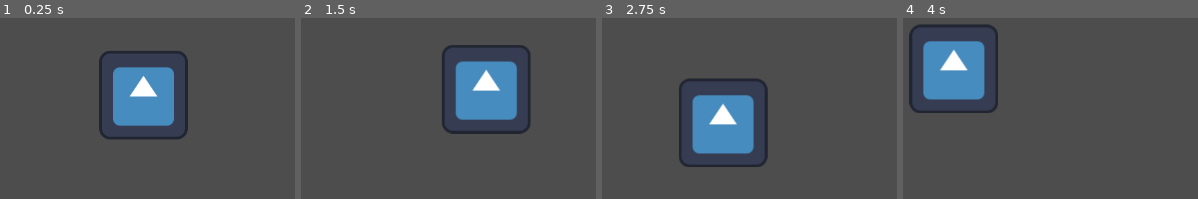
Above: before the commit, frames 1-4 (left to right).
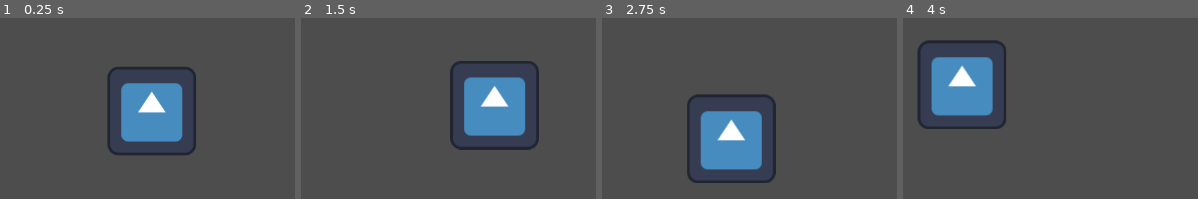
Above: after the commit, the same moments.

Repository: Bloopskidoodle/beegame
Game: Godot game, scene res://Test_Game.tscn
The game is run twice, just before and just after one commit, with the same random seed, the same clock (stepped at 60 frames per second) and the same inputs. The engine's default icon, where the game draws it, is replaced by a stand-in: a white triangle on a blue panel in a dark square.
Inputs (mouse positions are in pixels of both pictures, inside the frame that each line leads up to):
- Up to frame 1 (0.25 s): no input
- Up to frame 2 (1.5 s): tap Enter at 0.5 s; move the mouse to (outside the picture) at 0.52 s; tap Space at 1.25 s; move the mouse to (outside the picture) at 1.27 s
- Up to frame 3 (2.75 s): tap Enter at 2 s; move the mouse to (outside the picture) at 2.02 s
- Up to frame 4 (4 s): move the mouse to (1006, 186) at 2.77 s; move the mouse to (outside the picture) at 3.52 s

The runs differ from the first frame. In frame 1, 9.1% of the frame differs, in the area x 33-67%, y 18-76%; in frame 2, 9.3%; in frame 3, 9.3%, in the area x 26-59%, y 33-92%; in frame 4, 9.3%.

Commit message:
Update Test_Game.tscn

Diff:
--- a/Test_Game.tscn
+++ b/Test_Game.tscn
@@ -8,4 +8,5 @@
 [node name="Node2D" parent="." instance=ExtResource("1_aq13s")]
 position = Vector2(12, 23)
 
-[node name="Camera2D" parent="Node2D" instance=ExtResource("2_r15pv")]
+[node name="Camera + arrow" parent="Node2D" instance=ExtResource("2_r15pv")]
+position = Vector2(-12, -23)
